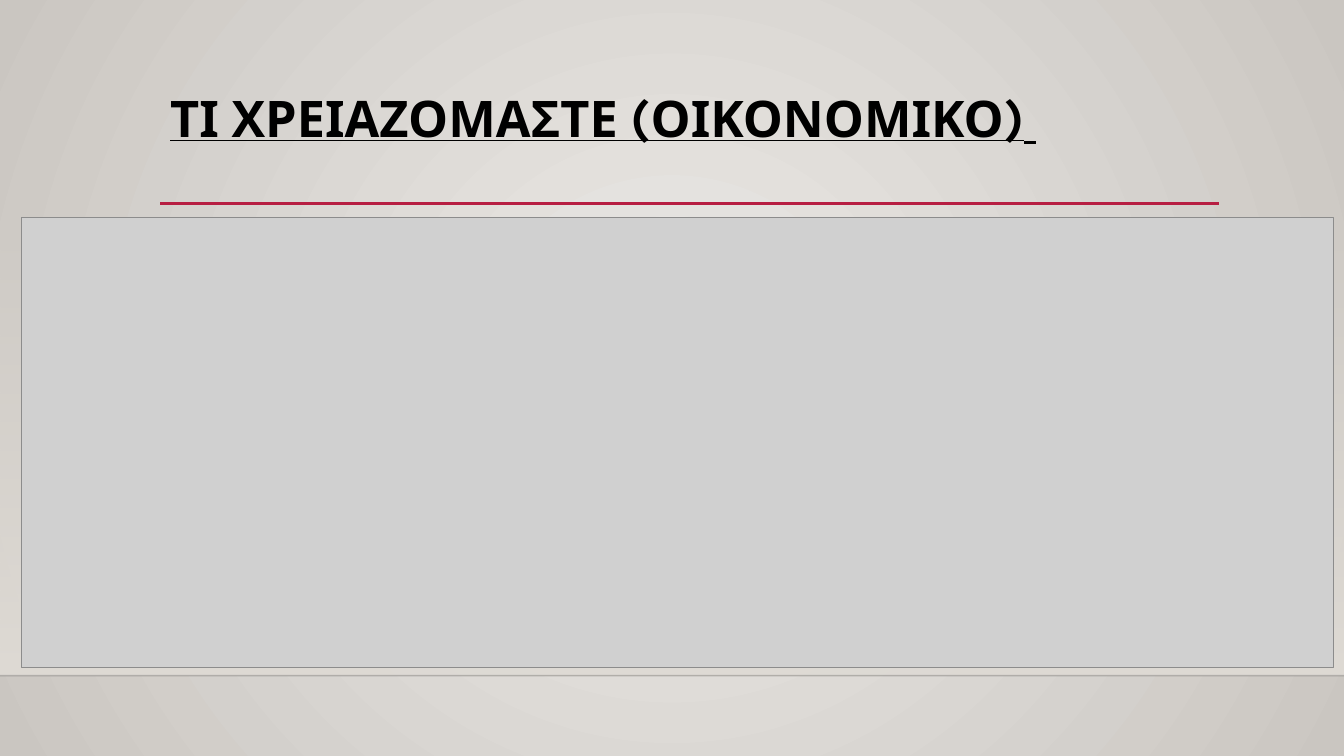
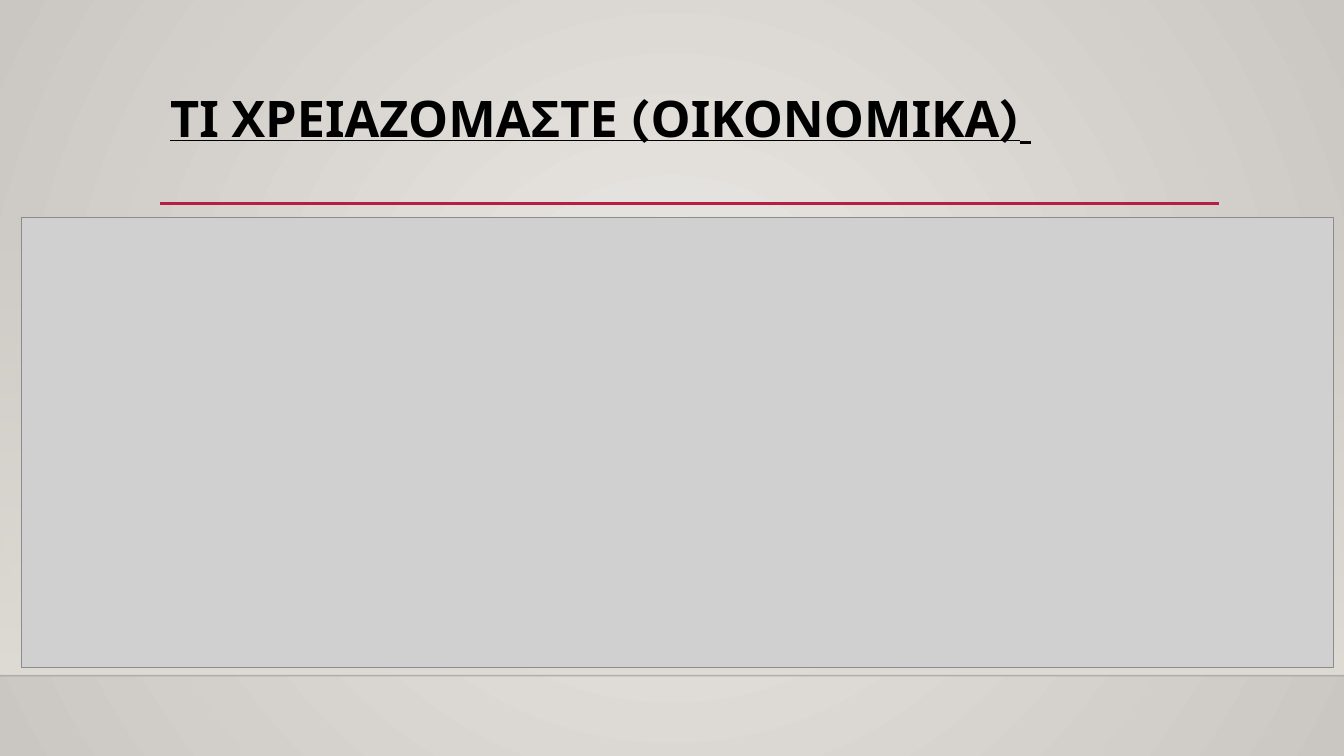
Before and after one commit to mgptreas/SportsMaster, a slide deck: slide 10 of Φ2/Ομάδα-3_3200028_3200164.pptx. Drawn at 1344x756 pixels with LibreOffice and Linux fonts; fonts in the diff are those of the drawing; grey boxes stand for pictures; background and template pictures are left out. Boxes give left, top, right and bottom in pixels: in the first picture for what was removed or moved away, otherwise in the second. Text is boxed around its words. In the diff, an @@ line names an element or a change of style, - is before the commit and + after.

```diff
--- a/Φ2/Ομάδα-3_3200028_3200164.pptx
+++ b/Φ2/Ομάδα-3_3200028_3200164.pptx
@@ title at (170,100,1000,141): text changed @@
-ΤΙ ΧΡΕΙΑΖΟΜΑΣΤΕ (ΟΙΚΟΝΟΜΙΚΟ)
+ΤΙ ΧΡΕΙΑΖΟΜΑΣΤΕ (ΟΙΚΟΝΟΜΙΚΑ)
```
Also in this commit, not shown: 3 other files.
